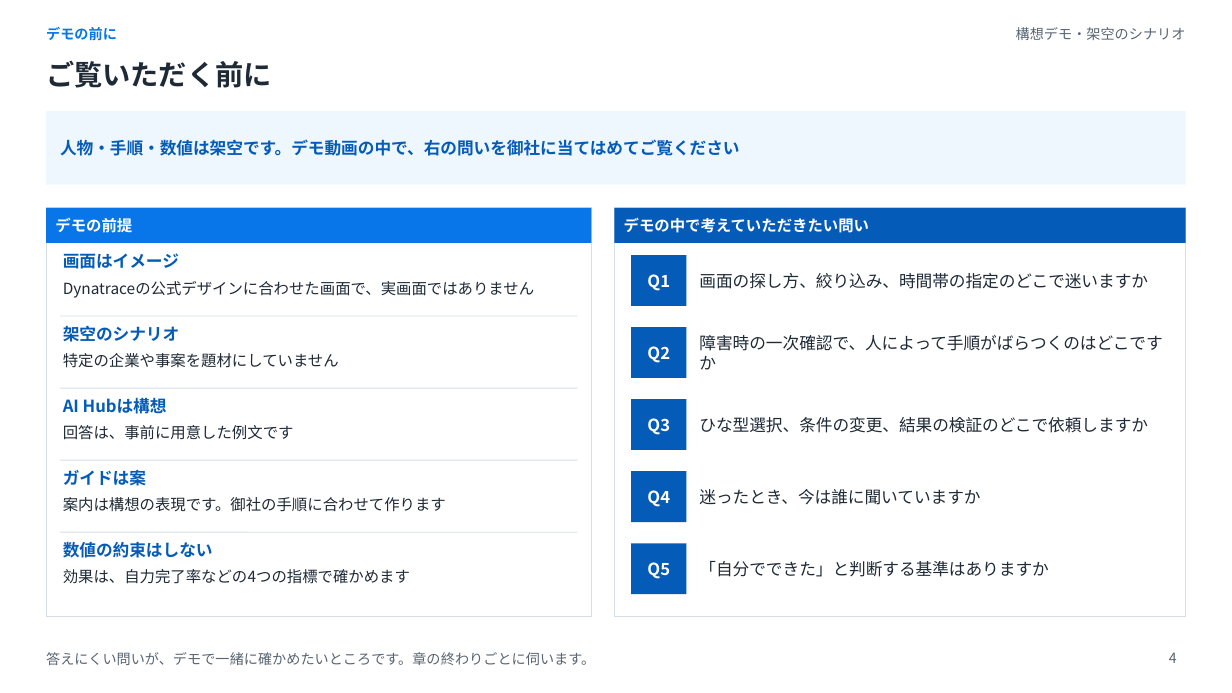
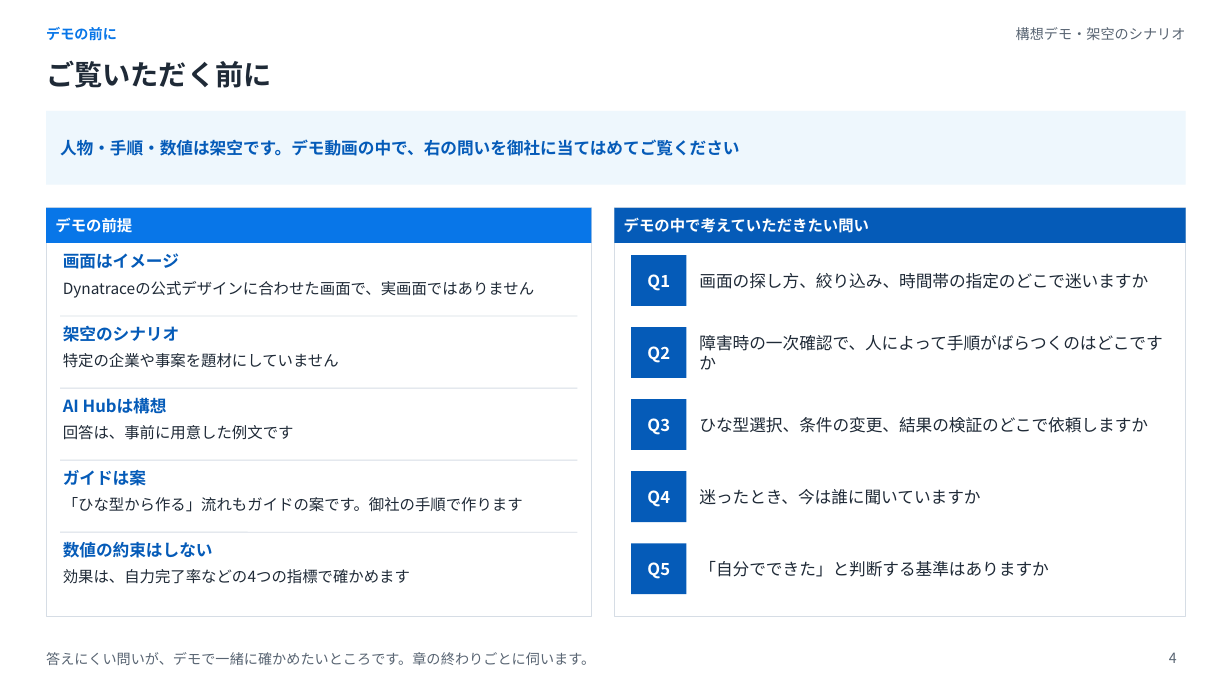
Before and after one commit to Kimurist2024/000, a slide deck: slide 4 of dynatrace-techtouch-demo/slides/Dynatrace_デモのご説明.pptx. Drawn at 1232x693 pixels with LibreOffice and Linux fonts; fonts in the diff are those of the drawing. Boxes give left, top, right and bottom in pixels: in the first picture for what was removed or moved away, otherwise in the second. Text is boxed around its words. In the diff, an @@ line names an element or a change of style, - is before the commit and + after.

```diff
--- a/dynatrace-techtouch-demo/slides/Dynatrace_デモのご説明.pptx
+++ b/dynatrace-techtouch-demo/slides/Dynatrace_デモのご説明.pptx
@@ text at box(63, 497, 523, 512): text changed @@
-案内は構想の表現です。御社の手順に合わせて作ります
+「ひな型から作る」流れもガイドの案です。御社の手順で作ります
```
Also in this commit, not shown: 2 other slides changed, 6 other files.
